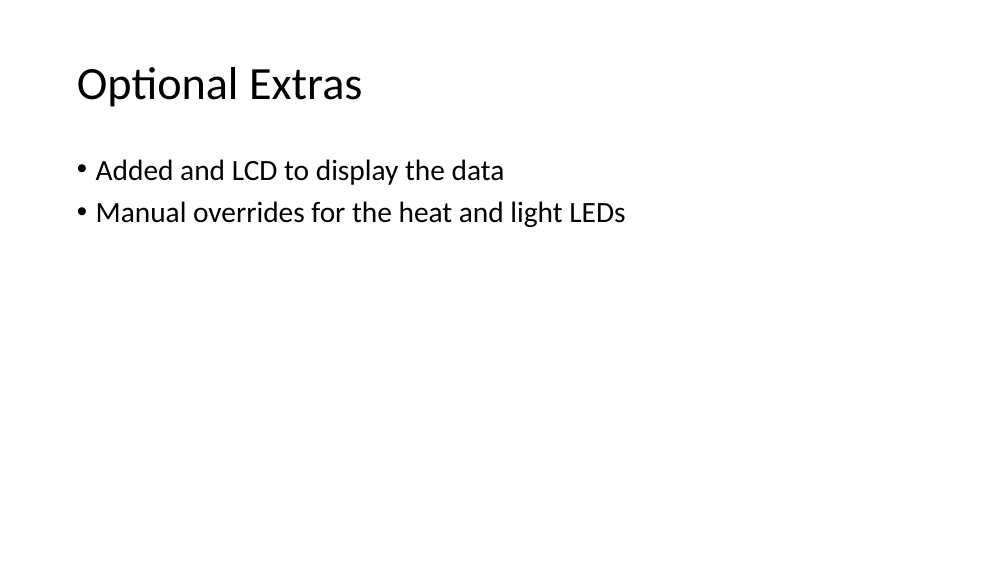
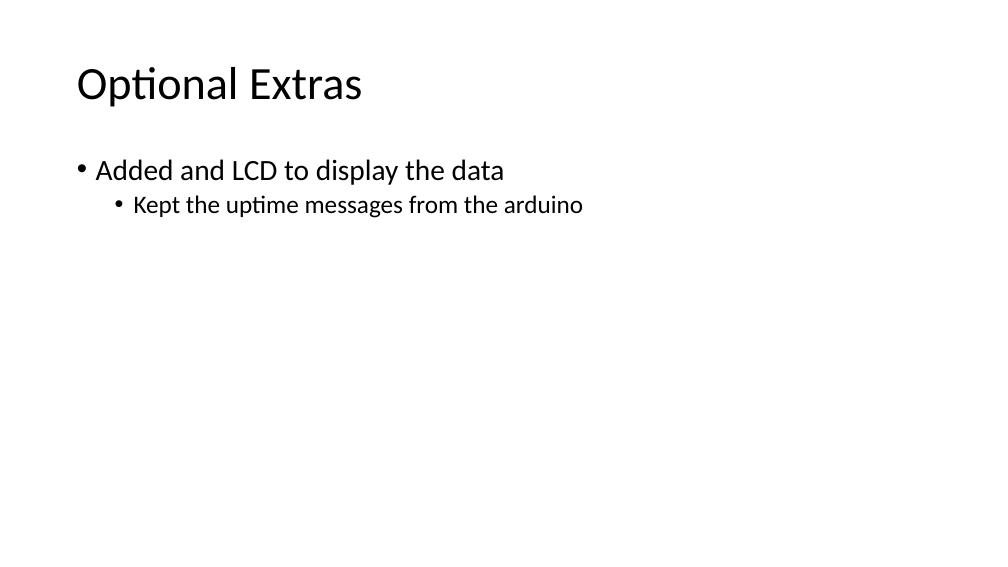
Before and after one commit to mattking976/Final-Year-Work, a slide deck: slide 4 of Architechtures of the internet of things/Semester 1/Report and demo presentation/Presentation for 30th jan 2019.pptx (slide 3 before the commit). Drawn at 1008x567 pixels with LibreOffice and Linux fonts; fonts in the diff are those of the drawing. Boxes give left, top, right and bottom in pixels: in the first picture for what was removed or moved away, otherwise in the second. Text is boxed around its words. In the diff, an @@ line names an element or a change of style, - is before the commit and + after.

```diff
--- a/Architechtures of the internet of things/Semester 1/Report and demo presentation/Presentation for 30th jan 2019.pptx
+++ b/Architechtures of the internet of things/Semester 1/Report and demo presentation/Presentation for 30th jan 2019.pptx
@@ text at <box>134,195,583,218</box>: text changed; size 28 to 24 pt @@
-• Manual overrides for the heat and light LEDs
+  • Kept the uptime messages from the arduino
```
Also in this commit, not shown: 1 other slide changed, 1 slide added, 4 other files.
